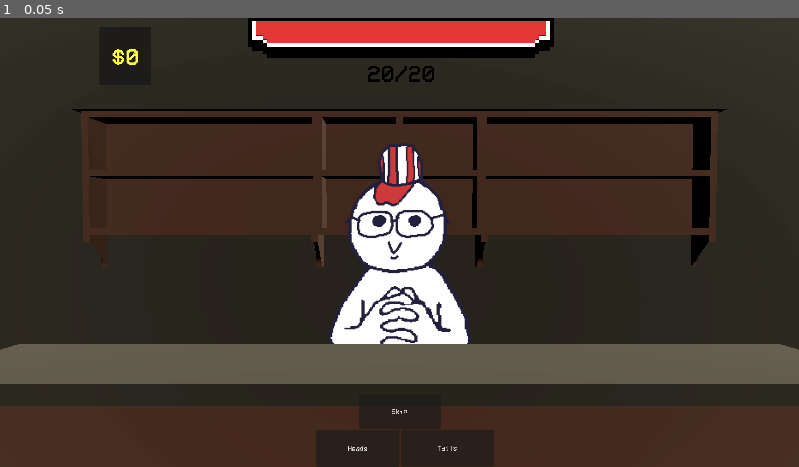
Above: before the commit, frame 1.
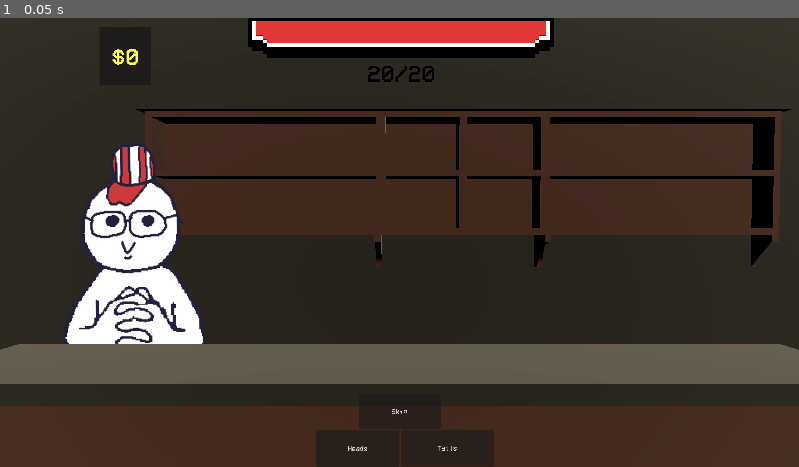
Above: after the commit, the same moment.

Repository: nianjindev/nummus
Game: Godot game, scene res://base_objects/shop.tscn
Two runs of this game, one before a commit and one after it. Both use one fixed random seed, a clock stepped at 60 frames per second and the inputs below. This scene is started directly instead of the project's main scene.
Inputs:
- Up to frame 1 (0.05 s): no input

The runs differ from the first frame. In frame 1, 14% of the frame differs, in the area x 8-99%, y 20-73%.

Commit message:
moved shop guy

Diff:
--- /dev/null
+++ b/nummus-game/base_objects/shop.gd
@@ -0,0 +1 @@
+extends Node3D
--- a/nummus-game/base_objects/shop.tscn
+++ b/nummus-game/base_objects/shop.tscn
@@ -55,7 +55,7 @@
 [node name="GlobalUI" parent="." instance=ExtResource("5_0f8fb")]
 
 [node name="ShopShelf" type="MeshInstance3D" parent="."]
-transform = Transform3D(-4.371139e-08, 0, -1, 0, 1, 0, 1, 0, -4.371139e-08, 0, 2.7006216, -5.293378)
+transform = Transform3D(-4.371139e-08, 0, -1, 0, 1, 0, 1, 0, -4.371139e-08, 0.77890253, 2.7006216, -5.293378)
 mesh = ExtResource("3_hxjiy")
 
 [node name="ShopWall" type="MeshInstance3D" parent="."]
@@ -71,7 +71,7 @@
 fov = 52.5
 
 [node name="Shopkeeper" type="AnimatedSprite3D" parent="."]
-transform = Transform3D(0.7, 0, 0, 0, 0.7, 0, 0, 0, 0.7, 0.008915901, 1.9134233, -3.220599)
+transform = Transform3D(0.7, 0, 0, 0, 0.7, 0, 0, 0, 0.7, -2.1691031, 1.9134233, -3.220599)
 sprite_frames = SubResource("SpriteFrames_48b30")
 animation = &"idle"
 autoplay = "idle"
Not shown, added: nummus-game/base_objects/shop.gd.uid
